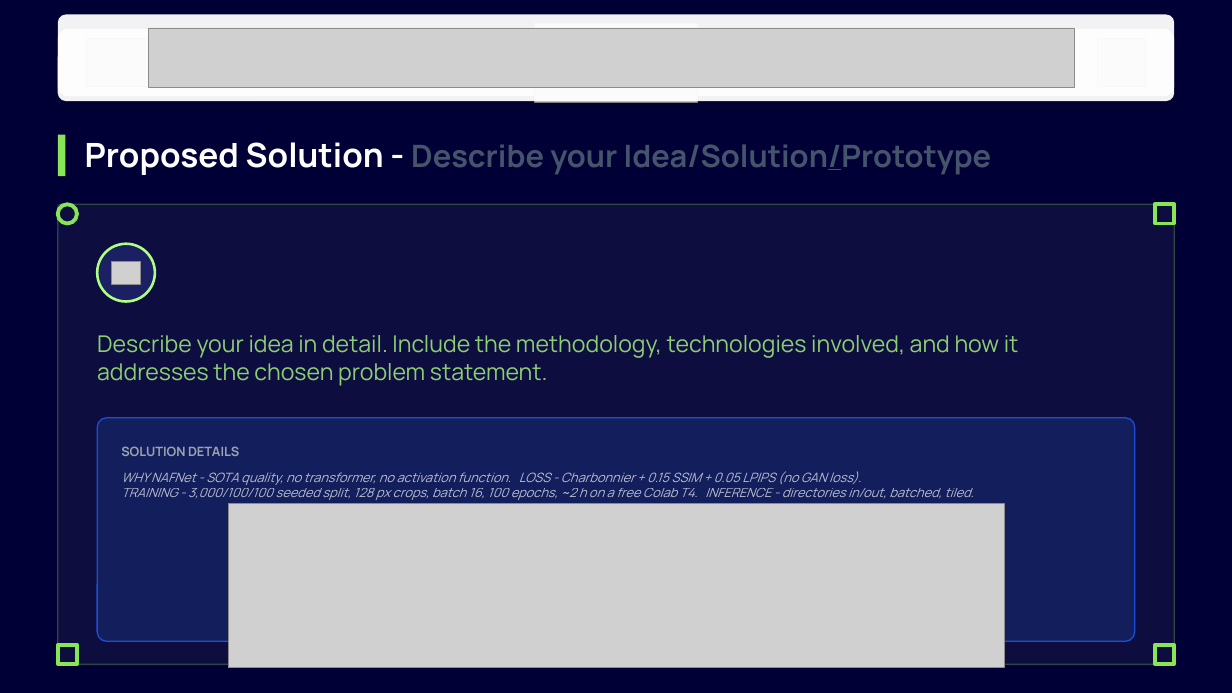
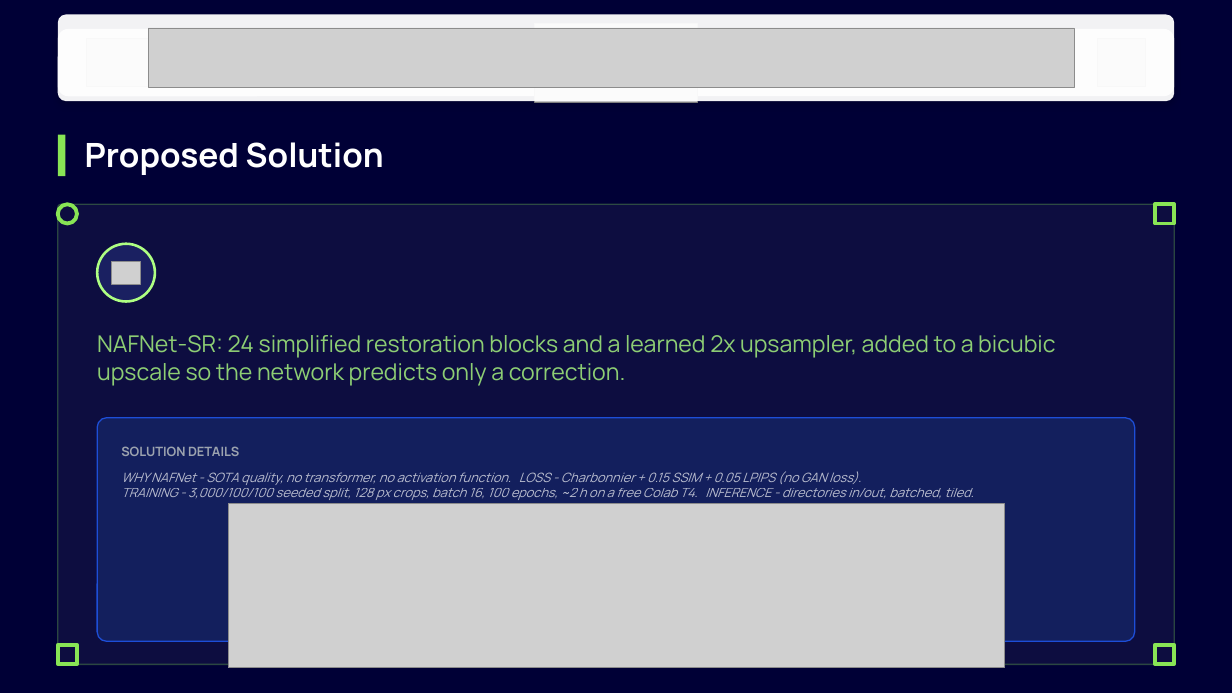
Before and after one commit to prakharbajaj1551/semicon-image-restoration, a slide deck: slide 4 of BYTE BRIGADE_PS01.pptx. Drawn at 1232x693 pixels with LibreOffice and Linux fonts; fonts in the diff are those of the drawing; grey boxes stand for pictures; background and template pictures are left out. Boxes give left, top, right and bottom in pixels: in the first picture for what was removed or moved away, otherwise in the second. Text is boxed around its words. In the diff, an @@ line names an element or a change of style, - is before the commit and + after.

Commit message:
Replace the template's instruction text with actual answers
Every slide shipped with a prompt telling the author what to write -
'Provide a brief summary of your idea', 'Describe your idea in detail' and
so on. Those lines were still in place and are the most prominent text on
each slide, so judges would have read the instructions rather than the
submission. Each is now a one-line answer to the question it asked, and
two slide titles lost their instructional suffix.

Also corrected two claims that survived from earlier drafts: the model is
0.53 M parameters with a 2.3 MB inference checkpoint, not 6.5 MB, and the
residual design strongly constrains hallucination rather than making it
impossible.

```diff
--- a/BYTE BRIGADE_PS01.pptx
+++ b/BYTE BRIGADE_PS01.pptx
@@ text at bbox=[85, 142, 384, 175]: text changed; size 24 to 26 pt; text colour #44546A to #FFFFFF @@
-Proposed Solution - Describe your Idea/Solution/Prototype
+Proposed Solution
@@ text at bbox=[97, 335, 1055, 386]: text changed @@
-Describe your idea in detail. Include the methodology, technologies involved, and how it addresses the chosen problem statement.
+NAFNet-SR: 24 simplified restoration blocks and a learned 2x upsampler, added to a bicubic upscale so the network predicts only a correction.
```
Also in this commit, not shown: 6 other slides changed, 1 other file.
